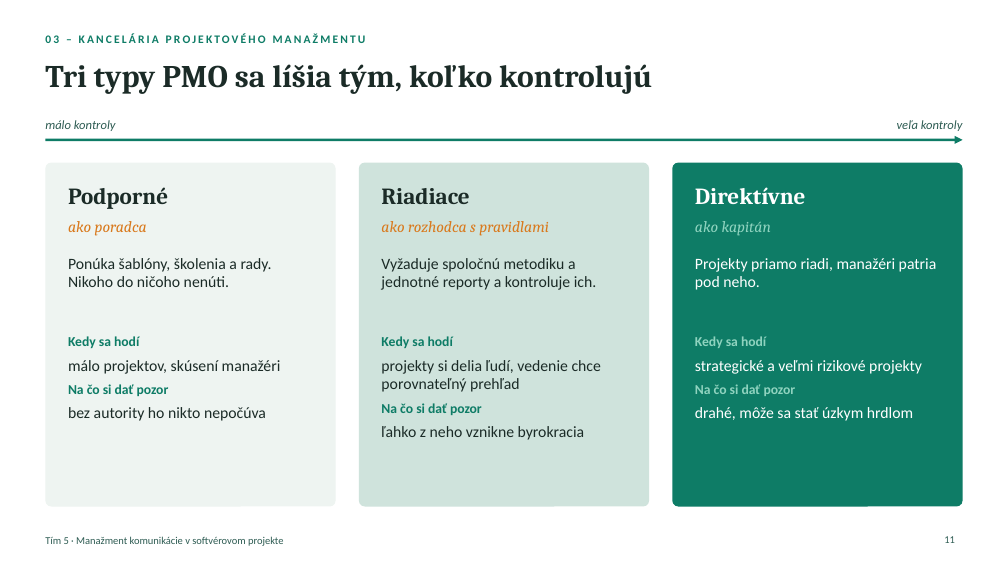
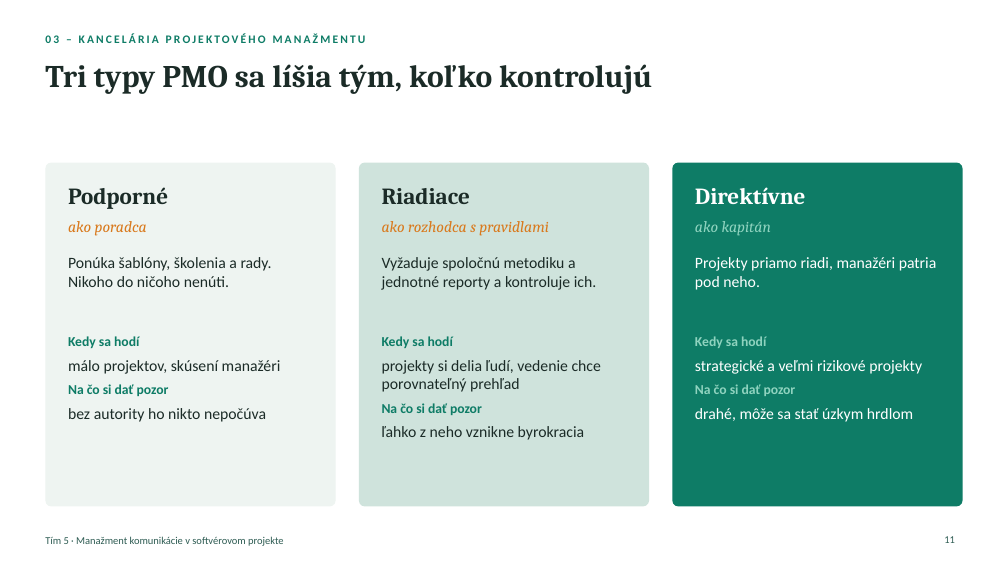
Before and after one commit to ADAMUSSO/MTS, a slide deck: slide 11 of Prezentacie/Manažment komunikácie – vysvetľujúca prezentácia.pptx. Drawn at 1008x567 pixels with LibreOffice and Linux fonts; fonts in the diff are those of the drawing. Boxes give left, top, right and bottom in pixels: in the first picture for what was removed or moved away, otherwise in the second. Text is boxed around its words. In the diff, an @@ line names an element or a change of style, - is before the commit and + after.

```diff
--- a/Prezentacie/Manažment komunikácie – vysvetľujúca prezentácia.pptx
+++ b/Prezentacie/Manažment komunikácie – vysvetľujúca prezentácia.pptx
@@ arrow removed from (45, 140) to (963, 140) @@
@@ text removed at (x1=45, y1=120, x2=116, y2=131) @@
-málo kontroly
@@ text removed at (x1=897, y1=120, x2=963, y2=131) @@
-veľa kontroly
```
Also in this commit, not shown: 10 other slides changed, 2 other files.
